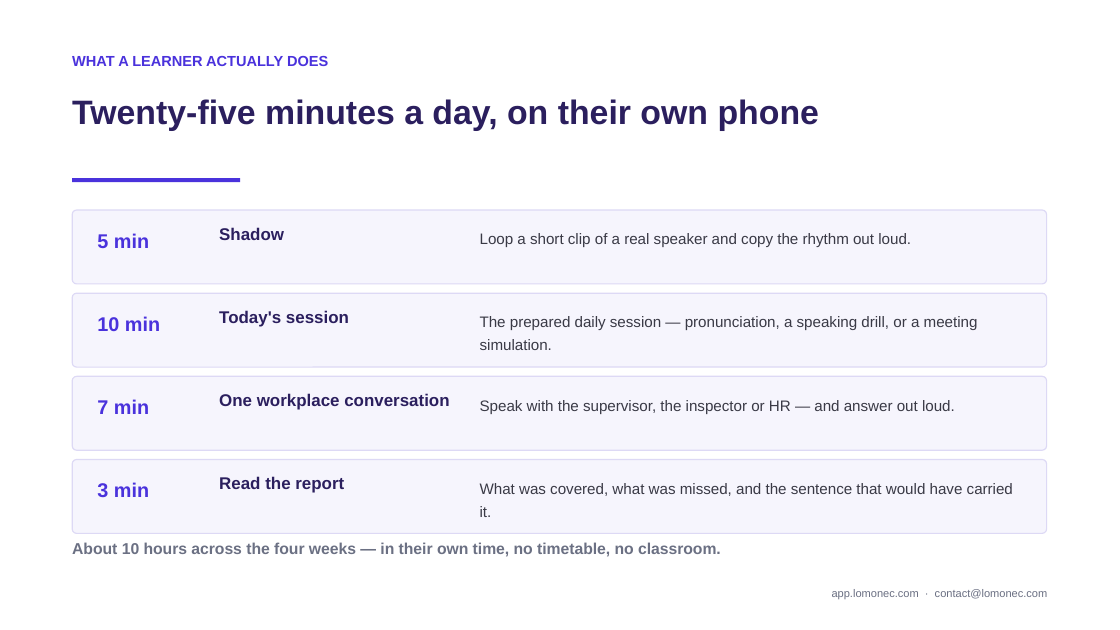
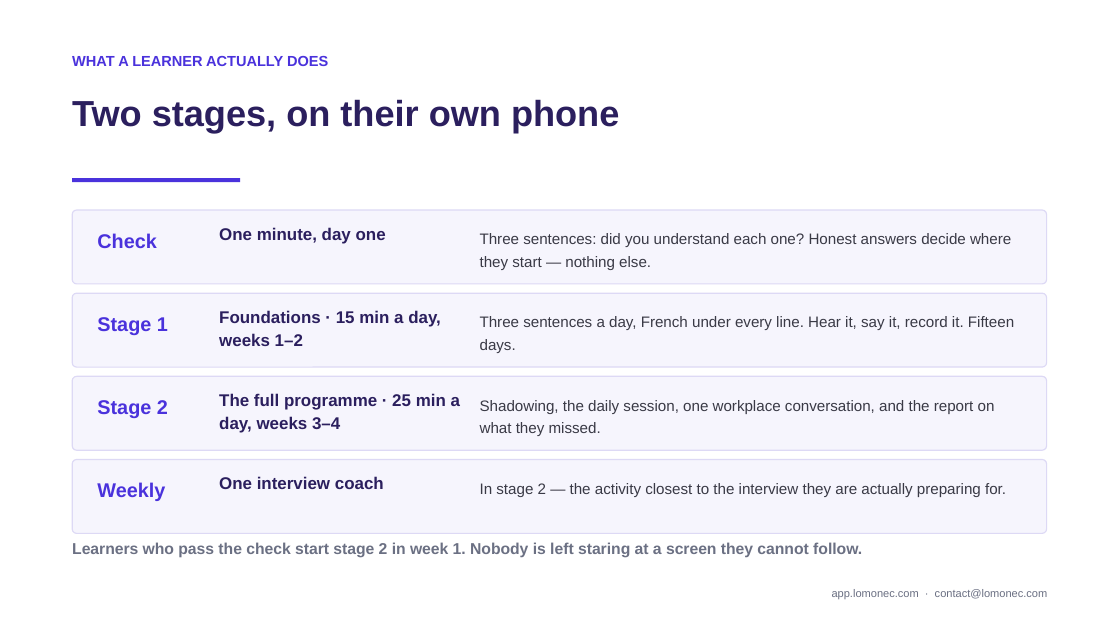
Before and after one commit to salomon1010/Business-English, a slide deck: slide 13 of marketing/partnership/Petrocertif-Pilot-Presentation.pptx. Drawn at 1120x630 pixels with LibreOffice and Linux fonts; fonts in the diff are those of the drawing; background and template pictures are left out. Boxes give left, top, right and bottom in pixels: in the first picture for what was removed or moved away, otherwise in the second. Text is boxed around its words. In the diff, an @@ line names an element or a change of style, - is before the commit and + after.

```diff
--- a/marketing/partnership/Petrocertif-Pilot-Presentation.pptx
+++ b/marketing/partnership/Petrocertif-Pilot-Presentation.pptx
@@ text at (72, 99, 619, 133): text changed; size 29 to 31 pt @@
-Twenty-five minutes a day, on their own phone
+Two stages, on their own phone
@@ text at (97, 233, 157, 248): text changed @@
-5 min
+Check
@@ text at (219, 227, 386, 244): text changed @@
-Shadow
+One minute, day one
@@ text at (480, 233, 1011, 270): text changed @@
-Loop a short clip of a real speaker and copy the rhythm out loud.
+Three sentences: did you understand each one? Honest answers decide where they start — nothing else.
@@ text at (97, 317, 168, 335): text changed @@
-10 min
+Stage 1
@@ text at (219, 310, 441, 346): text changed @@
-Today's session
+Foundations · 15 min a day, weeks 1–2
@@ text at (480, 316, 1014, 353): text changed @@
-The prepared daily session — pronunciation, a speaking drill, or a meeting simulation.
+Three sentences a day, French under every line. Hear it, say it, record it. Fifteen days.
@@ text at (97, 400, 168, 418): text changed @@
-7 min
+Stage 2
@@ text at (219, 393, 460, 433): text changed @@
-One workplace conversation
+The full programme · 25 min a day, weeks 3–4
@@ text at (480, 400, 995, 436): text changed @@
-Speak with the supervisor, the inspector or HR — and answer out loud.
+Shadowing, the daily session, one workplace conversation, and the report on what they missed.
@@ text at (219, 476, 384, 489): text changed @@
-Read the report
+One interview coach
@@ text at (97, 482, 165, 501): text changed @@
-3 min
+Weekly
@@ text at (480, 483, 1006, 497): text changed @@
-What was covered, what was missed, and the sentence that would have carried it.
+In stage 2 — the activity closest to the interview they are actually preparing for.
@@ text at (72, 542, 862, 558): text changed @@
-About 10 hours across the four weeks — in their own time, no timetable, no classroom.
+Learners who pass the check start stage 2 in week 1. Nobody is left staring at a screen they cannot follow.
```
Also in this commit, not shown: 2 other slides changed, 14 other files.
